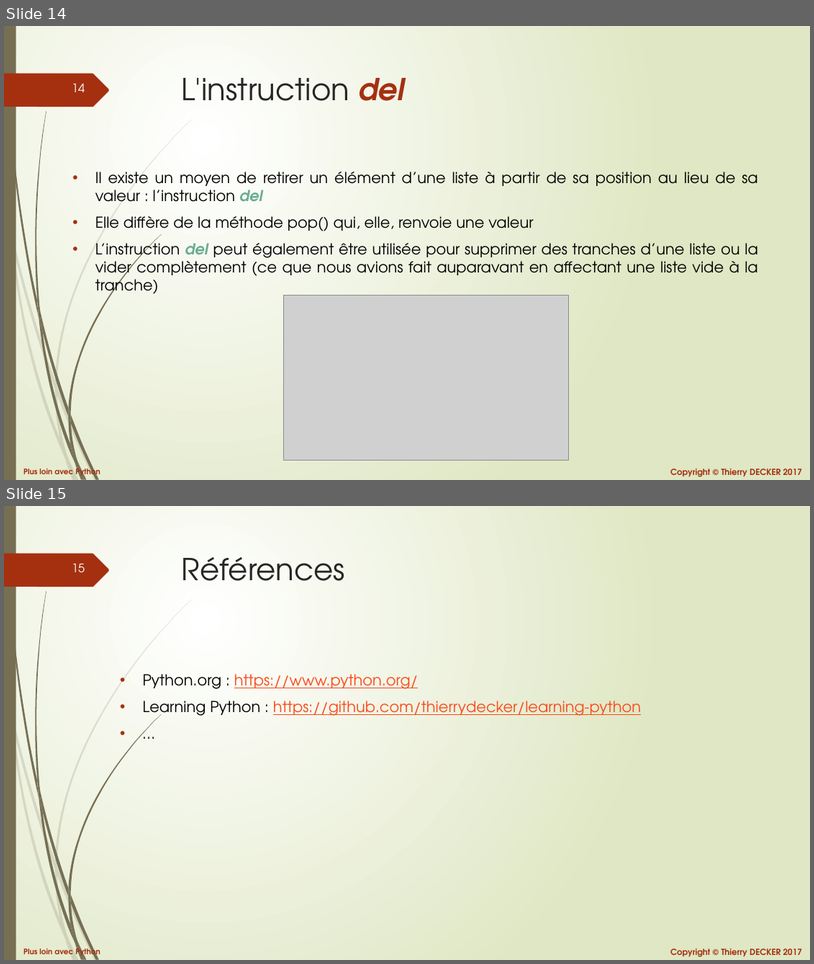
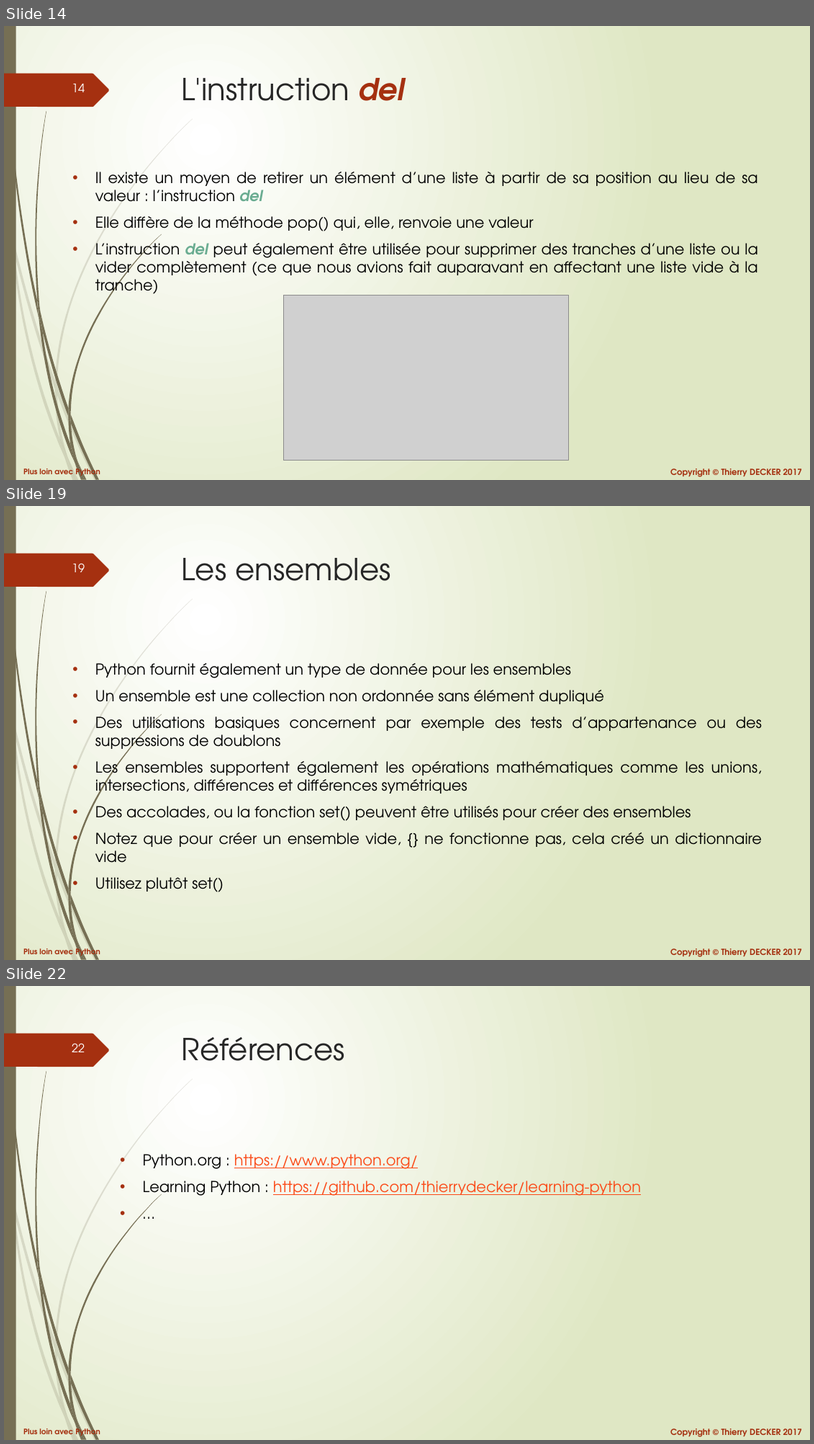
Before and after one commit to VikmanTheRacoon/learning-python, a slide deck: documentations/python-102.pptx. Shown one above the other, each under a label of ours: slides 14 and 15 before the commit, slides 14, 19 and 22 after it; the slides between them are not shown. The pictures are 814x964 and 814x1444 pixels, drawn with LibreOffice and Linux fonts; fonts in the diff are those of the drawing; grey boxes stand for pictures. Boxes give left, top, right and bottom in pixels: in the first picture for what was removed or moved away, otherwise in the second. Text is boxed around its words. In the diff, an @@ line names an element or a change of style, - is before the commit and + after.

```diff
--- a/documentations/python-102.pptx
+++ b/documentations/python-102.pptx
@@ slide 19 added at bbox=[4, 506, 810, 960], background gradient #FFFFFF to #DFE8C4; not listed: 27 template elements that a slide beside it also shows @@
@@ title added at bbox=[182, 558, 391, 581], 36 pt, text #262626 @@
+Les ensembles
@@ text added at bbox=[95, 663, 762, 892], 18 pt, text #000000 @@
+• Python fournit également un type de donnée pour les ensembles
+• Un ensemble est une collection non ordonnée sans élément dupliqué
+• Des utilisations basiques concernent par exemple des tests d’appartenance ou des suppressions de doublons
+• Les ensembles supportent également les opérations mathématiques comme les unions, intersections, différences et différences symétriques
+• Des accolades, ou la fonction set() peuvent être utilisés pour créer des ensembles
+• Notez que pour créer un ensemble vide, {} ne fonctionne pas, cela créé un dictionnaire vide
+• Utilisez plutôt set()
@@ what was slide 15 is now slide 22 @@
@@ page number at bbox=[72, 1043, 85, 1052]: text changed @@
-15
+22
```
Also in this commit, not shown: 6 other slides added, 1 other file.
